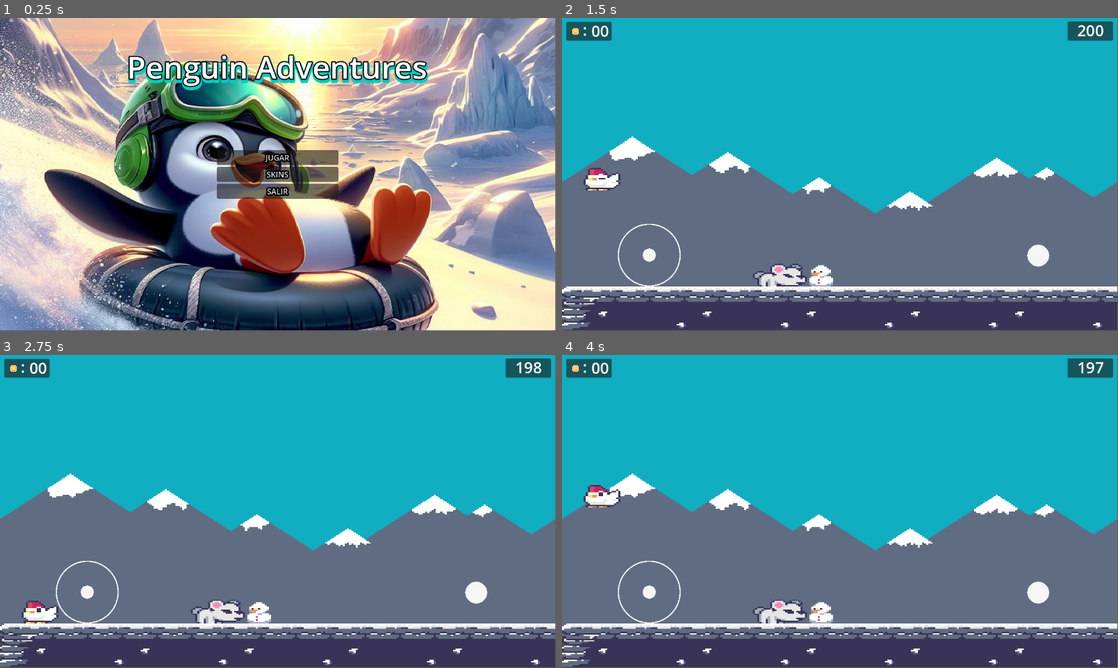
Above: before the commit, frames 1-4 (two rows, left to right).
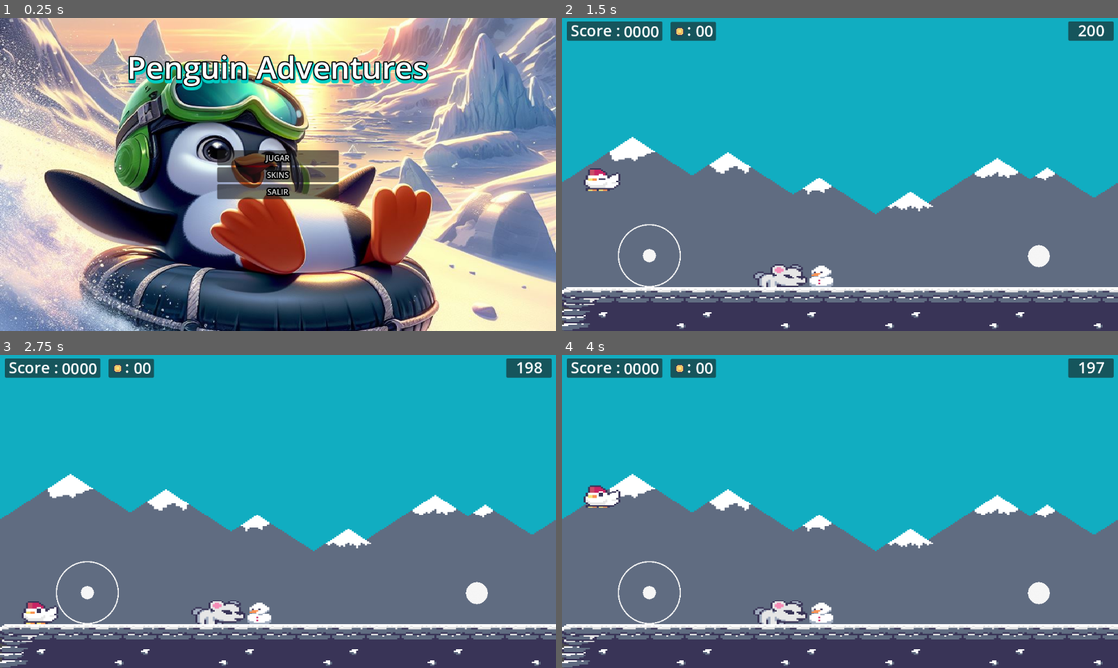
Above: after the commit, the same moments.

Repository: kevinstif/FindTheKey
Game: Godot game, scene res://Scenes/main_menu.tscn
Two runs of this game, one before a commit and one after it. Both use one fixed random seed, a clock stepped at 60 frames per second and the inputs below.
Inputs (mouse positions are in pixels of both pictures, inside the frame that each line leads up to):
- Up to frame 1 (0.25 s): no input
- Up to frame 2 (1.5 s): click "JUGAR" at 0.5 s; tap Enter (ui_accept) at 1.25 s; move the mouse to (962, 158) at 1.27 s; hold Right (ui_right) from 1.28 s (still down); click (962, 158) at 1.42 s
- Up to frame 3 (2.75 s): tap Enter (ui_accept) at 1.52 s; release Right (ui_right) at 2 s; drag from (166, 527) to (88, 592) at 2.02 s
- Up to frame 4 (4 s): move the mouse to (895, 442) at 2.77 s; hold Left (ui_left) 2.78-3.5 s; tap Enter (ui_accept) at 3.5 s; drag from (812, 574) to (600, 599) at 3.52 s
In our replay, the window is 799x449 before the commit and 800x450 after it. These sizes can differ from the game's own. Grey fills any space a smaller window leaves; there, only what the larger window draws over its background counts as a difference.

The runs differ from the first frame. In frame 1, 7.7% of the frame differs, in the area x 0-100%, y 0-100%; in frame 2, 4.3%; in frame 3, 4.3%; in frame 4, 4.3%.

Commit message:
final first version

Diff:
--- a/FindTheKey/Scenes/score_board.tscn
+++ b/FindTheKey/Scenes/score_board.tscn
@@ -1,9 +1,10 @@
-[gd_scene load_steps=5 format=3 uid="uid://cl1fp3ce62owx"]
+[gd_scene load_steps=6 format=3 uid="uid://cl1fp3ce62owx"]
 
 [ext_resource type="Script" path="res://Scripts/score_board.gd" id="1_001ra"]
 [ext_resource type="Texture2D" uid="uid://bxbfty2mj3t8k" path="res://Resources/Assets/Objects/coin_small_gold.png" id="1_fqwjh"]
 [ext_resource type="Script" path="res://Scripts/MoneyScore.gd" id="2_fqkgd"]
-[ext_resource type="Script" path="res://Scenes/TimeScore.gd" id="4_sma44"]
+[ext_resource type="Script" path="res://Scripts/TimeScore.gd" id="4_sma44"]
+[ext_resource type="Script" path="res://Scripts/Score.gd" id="5_5jx4d"]
 
 [node name="ScoreBoard" type="Control"]
 layout_mode = 3
@@ -17,7 +18,8 @@
 
 [node name="MoneyScore" type="Control" parent="."]
 anchors_preset = 0
-offset_right = 40.0
+offset_left = 216.0
+offset_right = 256.0
 offset_bottom = 40.0
 script = ExtResource("2_fqkgd")
 
@@ -76,4 +78,35 @@
 
 [node name="Timer" type="Timer" parent="TimeScore"]
 
+[node name="Score" type="Control" parent="."]
+anchors_preset = 0
+offset_left = 10.0
+offset_top = 7.0
+offset_right = 106.0
+offset_bottom = 47.0
+script = ExtResource("5_5jx4d")
+
+[node name="Panel" type="Panel" parent="Score"]
+layout_mode = 0
+offset_right = 198.0
+offset_bottom = 40.0
+
+[node name="ScoreCounter" type="Label" parent="Score"]
+layout_mode = 0
+offset_left = 118.0
+offset_top = -2.0
+offset_right = 172.0
+offset_bottom = 43.0
+theme_override_font_sizes/font_size = 32
+text = "0000"
+
+[node name="Label" type="Label" parent="Score"]
+layout_mode = 0
+offset_left = 8.0
+offset_top = -4.0
+offset_right = 94.0
+offset_bottom = 41.0
+theme_override_font_sizes/font_size = 32
+text = "Score :"
+
 [connection signal="timeout" from="TimeScore/Timer" to="TimeScore" method="_on_timer_timeout"]
--- a/FindTheKey/Scripts/Chest.gd
+++ b/FindTheKey/Scripts/Chest.gd
@@ -8,7 +8,7 @@
 	gem.visible = false
 
 func _on_body_entered(body):
-	if visible and body.get_name() == "Player" and close:
+	if visible and body.get_name().find('Player') != -1 and close:
 		close = false
 		animation.play("open")
 		await get_tree().create_timer(0.3).timeout
--- a/FindTheKey/Scripts/DeathZone.gd
+++ b/FindTheKey/Scripts/DeathZone.gd
@@ -1,5 +1,6 @@
 extends Area2D
 
 func _on_body_entered(body):
-	if body.get_name() == 'Player':
+	print(body.get_name())
+	if body.get_name().find('Player') != -1:
 		get_tree().reload_current_scene()
--- a/FindTheKey/Scripts/MoneyScore.gd
+++ b/FindTheKey/Scripts/MoneyScore.gd
@@ -1,9 +1,18 @@
 extends Control
 
 @onready var score = $MoneyCounter
+var moneys = 0
 
-func update(moneys:int):
+func update(m:int):
+	moneys = m
 	if moneys < 10:
 		score.text = '0' + str(moneys)
 	else:
 		score.text = str(moneys)
+
+func increment():
+	moneys += 1
+	if moneys < 10:
+		score.text = '0' + str(moneys)
+	else:
+		score.text = str(moneys)
--- a/FindTheKey/Scripts/Portal.gd
+++ b/FindTheKey/Scripts/Portal.gd
@@ -3,5 +3,5 @@
 @export_file('*.tscn') var change_scene
 
 func _on_body_entered(body):
-	if body.get_name() == "Player":
+	if body.get_name().find('Player') != -1:
 		get_tree().change_scene_to_file(change_scene)
--- /dev/null
+++ b/FindTheKey/Scripts/Score.gd
@@ -0,0 +1,18 @@
+extends Control
+
+@onready var scoreCounter = $ScoreCounter
+var score = 0
+
+func update(m:int):
+	score = m
+	if score < 1000:
+		scoreCounter.text = '0' + str(score)
+	else:
+		scoreCounter.text = str(score)
+
+func increment():
+	score += 100
+	if score < 1000:
+		scoreCounter.text = '0' + str(score)
+	else:
+		scoreCounter.text = str(score)
--- a/FindTheKey/Scripts/map_1.gd
+++ b/FindTheKey/Scripts/map_1.gd
@@ -7,8 +7,15 @@
 
 func _ready():
 	create_player()
+	player.AddMoney.connect(update_moneys_score)
+	player.AddGem.connect(update_gem_score)
 	chest.visible = false
 
+func update_moneys_score():
+	$GUI/ScoreBoard.increment_money()
+
+func update_gem_score():
+	$GUI/ScoreBoard.increment_score()
 
 func create_player():
 	player = playerScene.instantiate()
--- a/FindTheKey/Scripts/npc.gd
+++ b/FindTheKey/Scripts/npc.gd
@@ -9,7 +9,7 @@
 	dialog.visible = false
 
 func _on_area_2d_body_entered(body):
-	if body.get_name() == "Player":
+	if body.get_name().find('Player') != -1:
 		if body.has_fish():
 			body.deliver_fish()
 			hungry = false
@@ -20,5 +20,5 @@
 
 
 func _on_area_2d_body_exited(body):
-	if body.get_name() == "Player" and hungry:
+	if body.get_name().find('Player') != -1 and hungry:
 		dialog.visible = false
--- a/FindTheKey/Scripts/player.gd
+++ b/FindTheKey/Scripts/player.gd
@@ -1,6 +1,9 @@
 extends CharacterBody2D
 
 class_name Player
+
+signal AddMoney
+signal AddGem
 
 const SPEED = 100.0
 const JUMP_VELOCITY = -400.0
@@ -60,6 +63,7 @@
 		var fishSound = $FishSound
 		fishSound.playing = true
 		camera.limit_right = 3190
+		AddGem.emit()
 
 func animation(direction: float):
 	pass
@@ -70,16 +74,18 @@
 		body.queue_free()
 		var coinSound = $CoinSound
 		coinSound.playing = true
-		#score.update_money(moneys)
+		AddMoney.emit()
 	elif  body.get_name().find('Fish') != -1:
 		fish = true
 		body.queue_free()
 		var fishSound = $FishSound
 		fishSound.playing = true
+		AddGem.emit()
 	elif  body.get_name().find('Gem') != -1 and body.visible:
 		body.queue_free()
 		var fishSound = $FishSound
 		fishSound.playing = true
+		AddGem.emit()
 
 func _on_damage_body_entered(body):
 	if body.get_name().find('Fire') != -1:
--- a/FindTheKey/Scripts/score_board.gd
+++ b/FindTheKey/Scripts/score_board.gd
@@ -1,6 +1,14 @@
 extends Control
 
 @onready var moneyScore = $MoneyScore
+@onready var score = $Score
 
 func update_money(moneys:int):
 	moneyScore.update(moneys)
+
+func increment_money():
+	moneyScore.increment()
+	increment_score()
+
+func increment_score():
+	score.increment()
--- a/FindTheKey/project.godot
+++ b/FindTheKey/project.godot
@@ -19,6 +19,10 @@
 
 Global="*res://Scripts/global.gd"
 
+[display]
+
+window/stretch/mode="viewport"
+
 [input_devices]
 
 pointing/emulate_touch_from_mouse=true
@@ -35,3 +39,4 @@
 
 textures/canvas_textures/default_texture_filter=0
 renderer/rendering_method="mobile"
+textures/vram_compression/import_etc2_astc=true
Renamed: FindTheKey/Scenes/TimeScore.gd -> FindTheKey/Scripts/TimeScore.gd
Not shown, added: FindTheKey/export_presets.cfg
Not shown, added: FindTheKey/FindTheKey.apk
Not shown, added: FindTheKey/FindTheKey.apk.idsig
